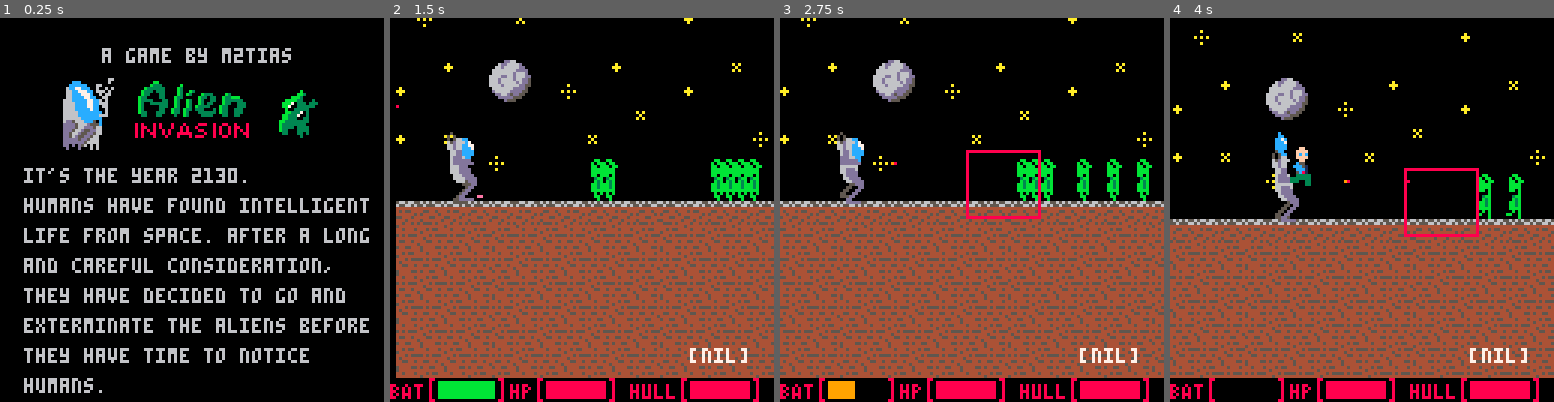
Above: before the commit, frames 1-4 (left to right).
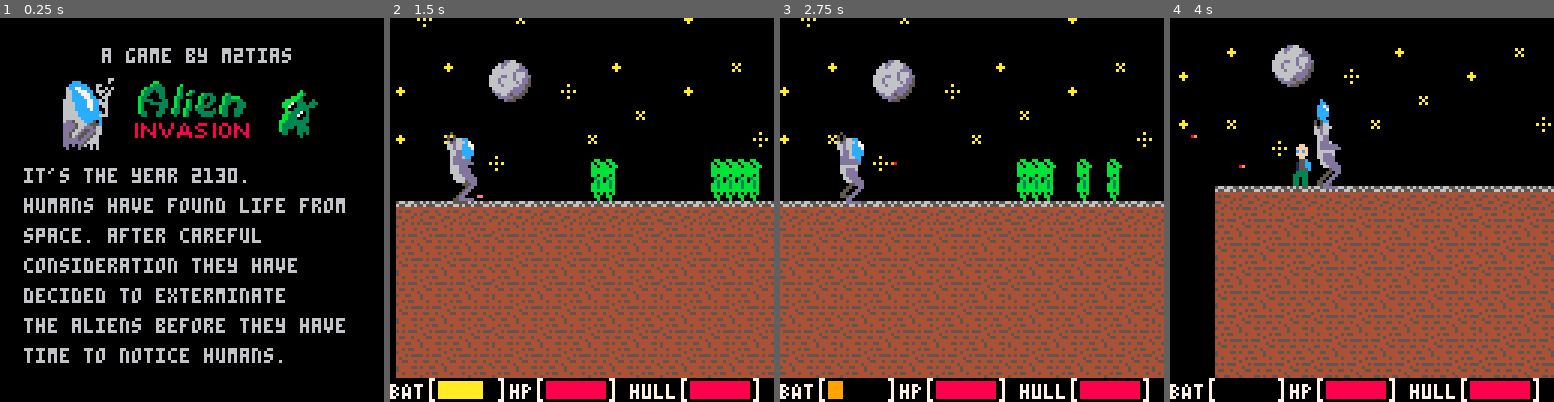
Above: after the commit, the same moments.

Repository: M2tias/LD39
Game: PICO-8 cartridge carts/mech.p8
The game is run twice, just before and just after one commit, with the same random seed, the same clock (stepped at 60 frames per second) and the same inputs.
Inputs:
- Up to frame 1 (0.25 s): no input
- Up to frame 2 (1.5 s): tap X (X key) at 0.33, 1.07 s; tap O (Z key) at 0.7 s
- Up to frame 3 (2.75 s): hold Right 1.6-2.1 s; tap O (Z key) at 1.7, 2.1, 2.5 s; tap X (X key) at 1.85 s; hold Up 2.15-2.42 s; hold Right from 2.47 s (still down)
- Up to frame 4 (4 s): tap O (Z key) at 2.9, 3.3, 3.7 s; tap X (X key) at 2.97 s; release Right at 3.03 s; hold Left 3.08-3.58 s; hold Down 3.63-3.97 s

The runs differ from the first frame. In frame 1, 6.1% of the frame differs, in the area x 6-97%, y 46-98%; in frame 2, 1.8%; in frame 3, 2.1%; in frame 4, 33%, in the area x 0-100%, y 3-100%.

Commit message:
Finished!

Diff:
--- a/carts/mech.p8
+++ b/carts/mech.p8
@@ -4,10 +4,7 @@
 --[[]
 todo
 ---------
-- bullets should stop at walls
-- dying
 - ending, trigger = flag 7
-- more intro?
 - p a r t i c l e s
 
 ]]--
@@ -44,7 +41,7 @@
 mech.y = 0
 mech.sprx = 8 --60*8
 mech.spry = 11
-mech.battery = 10
+mech.battery = 8
 mech.hull = 10
 mech.inv_time = 2
 mech.inv_timer = 0
@@ -79,6 +76,10 @@
 intro_page = 0
 last_page = 2
 music_ = true
+ending = false
+end_sound = false
+win = false
+win_sound = false
 
 frames1 = {0, 1, 2, 3, 4}
 frames2 = {0, 1, 2, 3, 4}
@@ -169,12 +170,21 @@
 				intro_page = intro_page + 1
 			end
 		end
+	elseif(ending) then
+		if(not end_sound) then
+			sfx(7)
+			end_sound = true
+		end
+	elseif(win) then
+		if(not win_sound) then
+			sfx(10)
+			win_sound = true
+		end
 	else
 		mech_update(current_t)
 		char_update(current_t)
 		other_update()
 		bullet_update()
-		--debug_text = mech.battery
 	end
 end
 
@@ -196,10 +206,21 @@
 		char.y = mech.spry
 		char.speed.y = -3
 		char.inside = false
+		sfx(8)
 	end
 
 	if(current_t - mech.inv_timer >= mech.inv_time) then
 		mech.invulnerable = false
+	end
+
+	if(mech.hull <= 0) then
+		ending = true
+		end_text = "mecha has been destroyed."
+	end
+
+	if(mech.sprx > 8*101 and char.inside) then
+		mech.battery = 0
+		--char.inside = false
 	end
 end
 
@@ -251,12 +272,20 @@
 	char_spikes()
 	char.x = char.x + char.speed.x
 	char.y = char.y + char.speed.y
+
+	if(char.hp <= 0) then
+		ending = true
+		end_text = "you have died."
+	end
+
+	if(get_flag(char.x+4, char.y+8, 7)) then
+		win = true
+	end
 end
 
 function bullet_update()
 	--bullet update
 	for bullet in all(bullets) do
-		--debug_text = bullet.dir
 		if(bullet.dir) then
 			bullet.x = bullet.x - 2
 		else
@@ -265,6 +294,15 @@
 
 		-- delete bullets that are not visible
 		if(bullet.x < cam.x or bullet.x > (cam.x + 128)) then
+			del(bullets, bullet)
+		end
+
+		local wflag = get_flag(bullet.x+6, bullet.y+1, 0)
+		if(wflag) then
+			del(bullets, bullet)
+		end
+		local wflag = get_flag(bullet.x+2, bullet.y+1, 0)
+		if(wflag) then
 			del(bullets, bullet)
 		end
 	end
@@ -275,7 +313,6 @@
 	for enemy in all(enemies) do
 		-- move enemies if they are underground (always move) or visible
 		if(enemy.underground or (enemy.x > cam.x and enemy.x < cam.x+128 and enemy.y > cam.y+28 and enemy.y < cam.y+128)) then
-			--debug_text = enemy.underground
 			if(enemy.underground) then
 				if(not enemy.dir) then
 					-- check for opposing wall
@@ -327,7 +364,7 @@
 		if(not char.inside) then
 			if(char.x+4 > enemy.x and char.x+4 < enemy.x+8) then
 				if((enemy.y > char.y and enemy.y < char.y+16) or (enemy.y + enemy.height > char.y and enemy.y + enemy.height < char.y+16)) then
-					char_take_damage()
+					char_take_damage(enemy)
 				end
 			end
 		end
@@ -361,7 +398,6 @@
 			if(rocket.explode) then
 				local rx = rocket.x + rocket.dx
 				local ry = rocket.y + rocket.dy
-				debug_r = {x1 = rx-12, y1 = ry-17, x2 = rx+12, y2 = ry+5}
 				if(rx-12 < enemy.x+4 and rx+12 > enemy.x+4) then
 					if(ry-17 < enemy.y+4 and ry+5 > enemy.y+4) then
 						del(enemies, enemy)
@@ -374,10 +410,10 @@
 	for rocket in all(rockets) do
 		if(rocket.explode) then
 			del(rockets, rocket)
-		end
-	end
-
-	--debug_text = og_moving
+			sfx(5)
+		end
+	end
+
 	-- set overgound enemy moving flag. always at height = 3
 	if(get_flag(mech.sprx+4, 3*8, 6)) then
 		og_moving = not og_moving
@@ -391,7 +427,6 @@
 function char_gravity()
 	-- gravity doesn't work on ladders
 	local ladder = get_flag(char.x+4, char.y+15, 1)
-	--debug_text = ladder
 	if(ladder) then
 		char.speed.y = 0
 		return
@@ -399,7 +434,6 @@
 
 	-- gravity
 	local flag = get_flag(char.x+4, flr(char.y)+16, 0)
-	--debug_text = char.speed.y
 	if(flag and char.speed.y >= 0) then
 		char.speed.y = 0
 		char.y = flr((char.y+8)/8)*8-8
@@ -453,7 +487,6 @@
 end
 
 function char_spikes()
-	debug_p = {x = char.x+4, y = char.y+12}
 	local flag = get_flag(char.x+4, char.y+12, 3)
 
 	if(flag) then
@@ -461,9 +494,13 @@
 	end
 end
 
-function char_take_damage()
+function char_take_damage(enemy)
 	if(not char.invulnerable) then
-		char.hp = char.hp - 1
+		if(enemy == nil or enemy.underground) then
+			char.hp = char.hp - 1
+		else
+			char.hp = char.hp - 2
+		end
 		sfx(3)
 		set_inv(char)
 	end
@@ -471,7 +508,7 @@
 
 function mech_take_damage()
 	if(not mech.invulnerable) then
-		mech.hull = mech.hull - 1
+		mech.hull = mech.hull - 2
 		sfx(3)
 		set_inv(mech)
 	end
@@ -497,7 +534,7 @@
 
 function mech_rockets()
 	add(rockets, {x = mech.sprx, y = mech.spry+1, dx = mech.sprx + 100, dy = mech.spry-mech.height, step = 1, explode = false, damage = 8})
-	sfx(1)
+	sfx(4)
 	mech.battery = mech.battery - 2
 	mech.shooting = true
 end
@@ -525,7 +562,6 @@
 		rocket.explode = true
 		local rx = rocket.x + rocket.dx
 		local ry = rocket.y + rocket.dy
-		--debug_p = {x = rx, y = ry}
 		return {x = 200, y = 200, dx = 200, dy = 200}
 	end
 
@@ -543,6 +579,7 @@
 			if(char.y+10 > battery.y and char.y+14 < battery.x+8) then
 				del(batteries, battery)
 				mech.battery = mech.battery + 3.5
+				sfx(6)
 				if(mech.battery > 10) then mech.battery = 10 end
 			end
 		end
@@ -555,6 +592,7 @@
 	if(char.x+4 > mech.sprx and char.x+4 < mech.sprx+8) then
 		if(char.y > mech.spry and char.y < mech.spry+16) then
 			char.inside = true
+			sfx(9)
 		end
 	end
 end
@@ -595,9 +633,32 @@
 function _draw()
 	if(intro) then
 		intro_draw()
+	elseif(ending) then
+		ending_draw()
+	elseif(win) then
+		win_draw()
 	else
 		game_draw()
 	end
+end
+
+function win_draw()
+	cls()
+	print("success!", 48, 30, 11)
+	print("you fulfilled your duty", 18, 50, 11)
+	print("the planet has been destroyed", 7, 70, 11)
+	print("and life extinguished", 23, 90, 11)
+	print("reset cart or refresh page", 14, 120, 7)
+end
+
+function ending_draw()
+	palt(0, false)
+	sspr(0, 8, 8, 8, 0, 16, 128, 43)
+	palt(0, true)
+	print("game over", 44, 20, 7)
+	print("you failed your mission", 20, 30, 7)
+	print(end_text, 64-(4*#end_text/2), 40, 7)
+	print("reset cart or refresh page", 14, 50, 7)
 end
 
 function intro_draw()
@@ -610,31 +671,31 @@
 
 	if(intro_page == 0) then
 		print("it's the year 2130.", 8, 50)
-		print("humans have found intelligent", 8, 60)
-		print("life from space. after a long", 8, 70)
-		print("and careful consideration,", 8, 80)
-		print("they have decided to go and", 8, 90)
-		print("exterminate the aliens before", 8, 100)
-		print("they have time to notice", 8, 110)
-		print("humans.", 8, 120)
+		print("humans have found life from", 8, 60)
+		print("space. after careful ", 8, 70)
+		print("consideration they have", 8, 80)
+		print("decided to exterminate", 8, 90)
+		print("the aliens before they have", 8, 100)
+		print("time to notice humans.", 8, 110)
+		--print(".", 8, 120)
 	elseif(intro_page == 1) then
-		print("go a head and infiltrate", 8, 50)
-		print("the alien planet using", 8, 60)
-		print("your mecha and destroy", 8, 70)
-		print("the planet's core!", 8, 80)
-		print("mecha moves on its own, shoot", 8, 90)
-		print("with buttons 1 and 2. if you", 8, 100)
-		print("run out of power walk around ", 8, 110)
-		print("using arrows.", 8, 120)
+		print("your mission is to attack", 8, 50)
+		print("the planet using your mecha.", 8, 60)
+		print("destroy the planet's core!", 8, 70)
+		print("the mecha is programmed to", 8, 80)
+		print("seek the core. shoot with", 8, 90)
+		print("buttons 1 and 2.", 8, 100)
+		print("be careful with the rockets.", 8, 110)
+		print("mecha's battery is very small.", 8, 120)
 	else
-		print("our probes noticed that the", 8, 50)
-		print("aliens on the surface of the", 8, 60)
-		print("planet are much much stronger", 8, 70)
-		print("than in the caverns. your", 8, 80)
-		print("handgun might not be enough.", 8, 90)
-		print("also, be careful with the", 8, 100)
-		print("rockets. the battery in the", 8, 110)
-		print("mecha is rather small.", 8, 120)
+		print("if you run out of power", 8, 50)
+		print("walk around using arrows.", 8, 60)
+		print("if you manage to fill the", 8, 70)
+		print("battery you can jump in with", 8, 80)
+		print("button 2. the aliens in the", 8, 90)
+		print("caverns seem much weaker. you", 8, 100)
+		print("can kill them with your", 8, 110)
+		print("handgun.", 8, 120)
 	end
 end
 
@@ -657,7 +718,6 @@
 	camera(cam.x, cam.y) -- todo hysteresis
 
 	map(0, 0, 0, 0, 128, 44)
-	--map(mech.x, mech.y, 0, 0, 16, 16)
 	--debug/animation stuff
 	step = (step + 1) % 2
 	fstep = (fstep + 1) % 3
@@ -760,8 +820,8 @@
 
 	-- debug
 	-----------------------------------
-	pset(debug_p.x, debug_p.y, 8)
-	rect(debug_r.x1, debug_r.y1, debug_r.x2, debug_r.y2, 8)
+	--pset(debug_p.x, debug_p.y, 8)
+	--rect(debug_r.x1, debug_r.y1, debug_r.x2, debug_r.y2, 8)
 	-----------------------------------
 
 	--spr(80+frames2[frame+1], char.x, 88, flip)
@@ -783,7 +843,7 @@
 
 	-- debug
 	-----------------------------------
-	print(debug_text, 100, 110, 7)
+	--print(debug_text, 100, 110, 7)
 	-----------------------------------
 
 	if(mech.battery > 0) then
@@ -865,14 +925,14 @@
 003333300000000000000000000000000000000000000000000000000000000000000000000000000aa299920aa299920aa29992000000000000000000000000
 333003300000000000000000000000000000000000000000000000000000000000000000000000000a2992920a2992920a299292000000000000000000000000
 333003300000000000000000000000000000000000000000000000000000000000000000000000000aa9992a0aa9992a0aa99920000000000000000000000000
-00000000000008800000000000008800000000000000000000000000088000000880000000000000000000000000000000000000000000000000000000000000
-00000000000008008888888800000800000000000000000000000000080000000080000000000000000000000000000000000000000000000000000000000000
-88000800888008008888888800000800808088008080808080008000080000000080000000000000000000000000000000000000000000000000000000000000
-80808080080008008888888800000800808080808080808080008000080000000080000080000000000000000000000800000000000000000000000000000000
-88008080080008008888888800000800888088008880808080008000080000000080000018800880088008800880088100000000000000000000000000000000
-80808880080008008888888800000800808080008080808080008000080000000080000001100110011001100110011000000000000000000000000000000000
-88008080080008008888888800000800808080008080888088808880080000000080000000000000000000000000000000000000000000000000000000000000
-00000000000008800000000000008800000000000000000000000000088000000880000000000000000000000000000000000000000000000000000000000000
+00000000000007700000000000007700000000000000000000000000077000000770000000000000000000000000000000000000000000000000000000000000
+00000000000007008888888800000700000000000000000000000000070000000070000000000000000000000000000000000000000000000000000000000000
+77000700777007008888888800000700707077007070707070007000070000000070000000000000000000000000000000000000000000000000000000000000
+70707070070007008888888800000700707070707070707070007000070000000070000080000000000000000000000800000000000000000000000000000000
+77007070070007008888888800000700777077007770707070007000070000000070000018800880088008800880088100000000000000000000000000000000
+70707770070007008888888800000700707070007070707070007000070000000070000001100110011001100110011000000000000000000000000000000000
+77007070070007008888888800000700707070007070777077707770070000000070000000000000000000000000000000000000000000000000000000000000
+00000000000007700000000000007700000000000000000000000000077000000770000000000000000000000000000000000000000000000000000000000000
 00000000000000000000000000000000000000000000000000000000000000000000000000000000000000000000000000000000000000000000000000000000
 00000000000000000000000000000000000000000000000000000000000000004030403040304030403040304030403040304030403040300000000000000000
 00000000000000000000000000000000000000000000000000000000000000000000000000000000000000000000000000000000000000000000000000000000
@@ -937,15 +997,14 @@
 00000000000000000000000000000000000000000000000000000000000000000000000000000000000000000000000000000000000000000000000000000000
 00000000000000000000000000000000000000000000000000000000000000000000000000000000000000000000000000000000000000000000000000000000
 00000000000000000000000000000000000000000000000000000000000000000000000000000000000000000000000000000000000000000000000000000000
-
 __gff__
 0001010101010108000000000000000000010100000000000000000000000000000101000000000080808080808010000000000000000000010101010101000000000000000000000000100000400204000000000000000000000000000000000000000000000000000020000000000000000000000000000000000000000000
 0000000000000000000000000000000000000000000000000000000000000000000000000000000000000000000000000000000000000000000000000000000000000000000000000000000000000000000000000000000000000000000000000000000000000000000000000000000000000000000000000000000000000000
 __map__
 0000000000000000000000000000000000000000000000000000000000000000000000000000000000000000000000000000000000000000000000000000000000000000000000000000000000000000000000000000000000000000000000000000000000000000000000000000000000000000000000000000000000000000
 0000000000000000000000000000000000000000000000000000000000000000000000000000000000000000000000000000000000000000000000000000000000000000000000000000000000000000000000000000000000000000000000000000000000000000000000000000000000000000000000000000000000000000
-00000000000000004a000000004a4a004a4a000000000000000000000000000000000000004a4a4a00004a00004a4a4a00000000000000000000004a4a00004a4a4a4a004a000000004a00004a00004a00004a00004a00000000004a4a4a4a4a4a4a4a4a4a4a0000000000000000000000000000000000000000000000000000
-0000004d000000000000000000000000000000004d00000000000000004d00000000000000000000000000004d0000000000004d000000000000000000004d000000004d000000000000000000004d00000000004d0000000000004d000000000000000000000000000000000000000000000000000000000000000000000000
+00000000000000004a000000004a4a004a00000000000000000000000000000000000000004a4a4a00004a00004a4a4a00000000000000000000004a4a00004a4a4a4a004a0000004a00004a004a00004a004a00000000000000004a4a4a4a4a4a4a4a4a4a4a4a4a4a4a4a000000000000000000000000000000000000000000
+0000004d000000000000000000000000000000004d00000000000000004d00000000000000000000000000004d0000000000004d000000000000000000004d0000004d0000000000000000004d000000000000004d000000000000004d0000000000000000000000000000000000000000000000000000000000000000000000
 0102010201010201020102020102010201114e21021200220201020102010201020112002201020102010201114e210201020102110022114e2102010202020102014e010211000021020102014e0102010201020102010201020102010201020102010201021100000000000022010201020102010201020102010201020102
 0304030404030403040304040304030403034e03040300030403040304030403040304000403040304030403044e040304040304030003044e0304030304040304034e030404000000040304034e0304030403040304030403040304030403040304030403040323000000003303040304040304030403040304030403040304
 0403040303040304030403030403040304044e04030400040304030403040304030403000304030400000000034e0300000000000000044e4e0403040403000000004e000303070000030403044e0403040304030403040304030403040304030403040304030424000000003404030403030403040304030403040304030403
Not shown, changed: the sound effects (__sfx__) section of carts/mech.p8
Not shown, changed: config.txt
